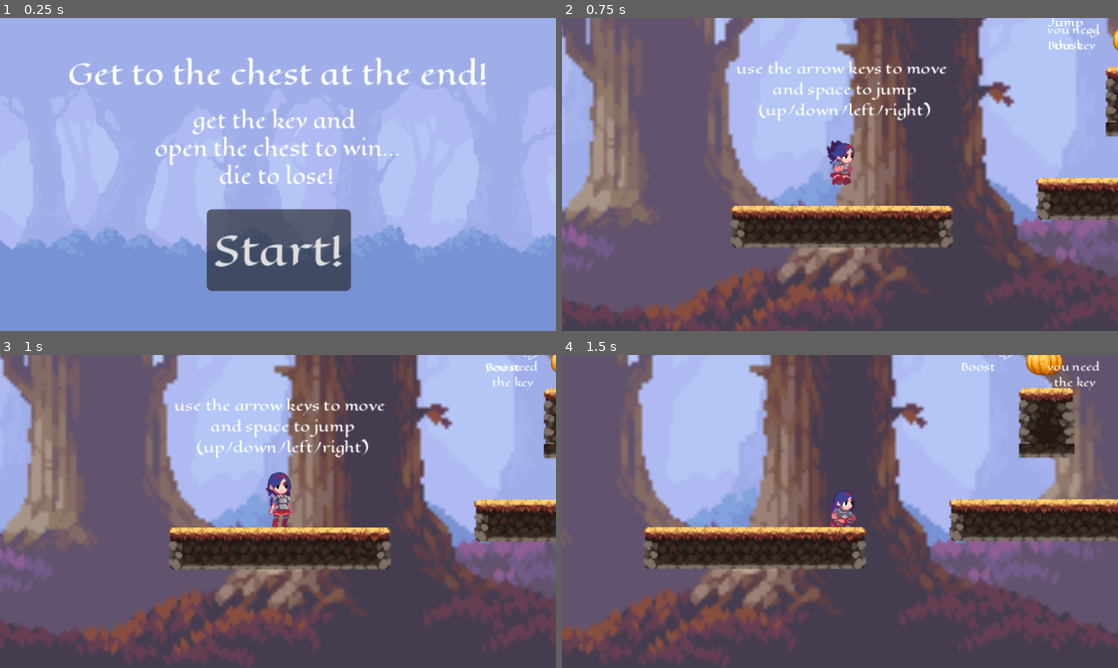
Above: before the commit, frames 1-4 (two rows, left to right).
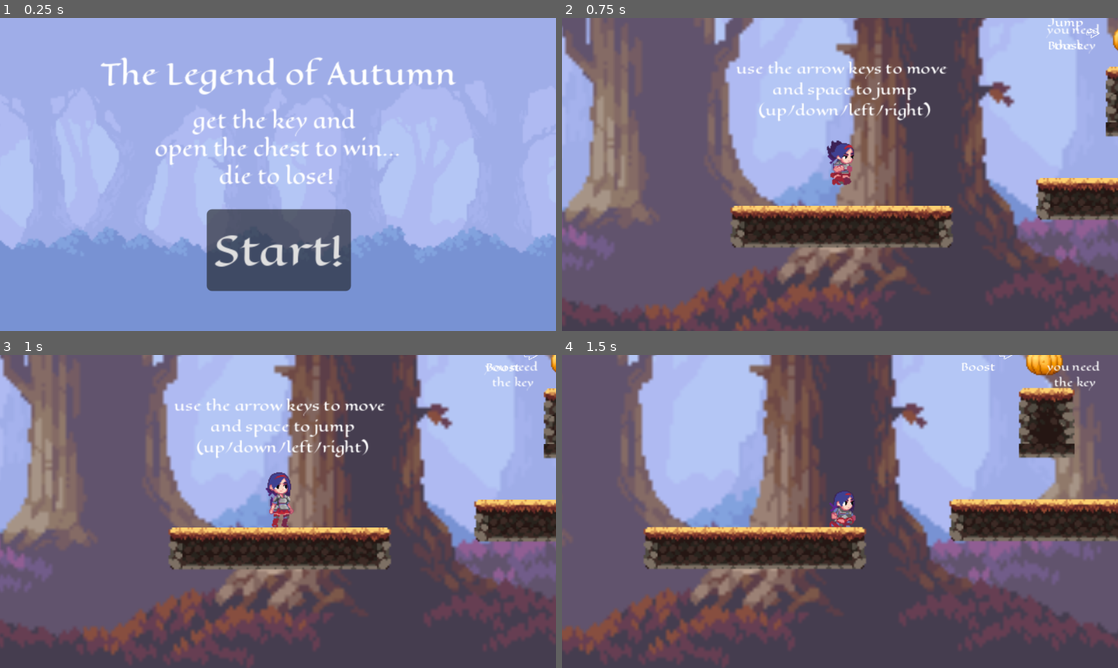
Above: after the commit, the same moments.

Repository: rhallk01/IMG_420_Assignment_1
Game: Godot game, scene res://scenes/world.tscn
Same seed, same stepped clock (60 frames per second), same inputs: the game is played once before the commit and once after it.
Inputs:
- Up to frame 1 (0.25 s): no input
- Up to frame 2 (0.75 s): click "Start!" at 0.5 s
- Up to frame 3 (1 s): no input
- Up to frame 4 (1.5 s): hold Right (move_right) from 1.28 s (still down); hold Down (crouch) from 1.28 s (still down)

The runs differ from the first frame. In frame 1, 2.3% of the frame differs, in the area x 12-88%, y 12-25%; in frame 2, nothing differs; in frame 3, nothing differs; in frame 4, nothing differs.

Commit message:
Update mainMenu.tscn

Diff:
--- a/assignment-1/scenes/mainMenu.tscn
+++ b/assignment-1/scenes/mainMenu.tscn
@@ -76,7 +76,7 @@
 grow_horizontal = 2
 size_flags_horizontal = 4
 theme_override_fonts/font = ExtResource("1_ahhtf")
-text = "Get to the chest at the end!"
+text = "The Legend of Autumn"
 horizontal_alignment = 1
 
 [node name="Message2" type="Label" parent="."]
